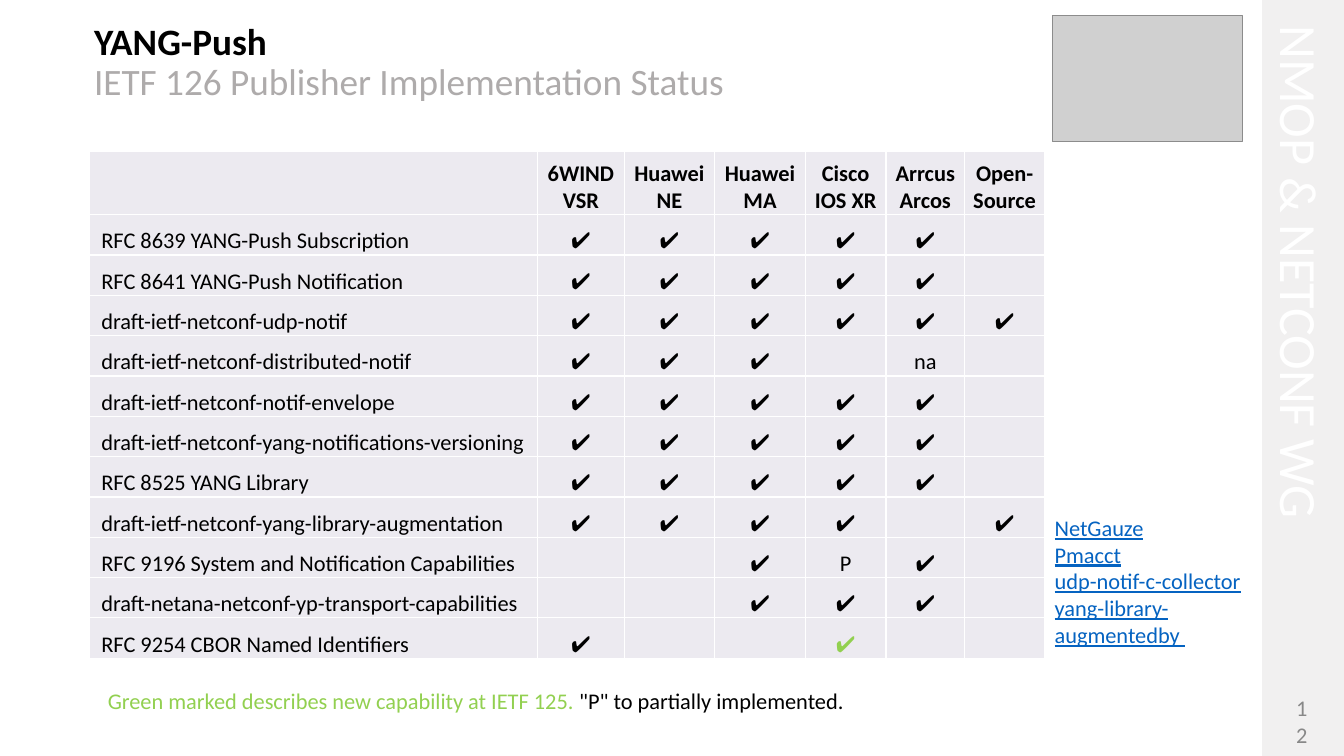
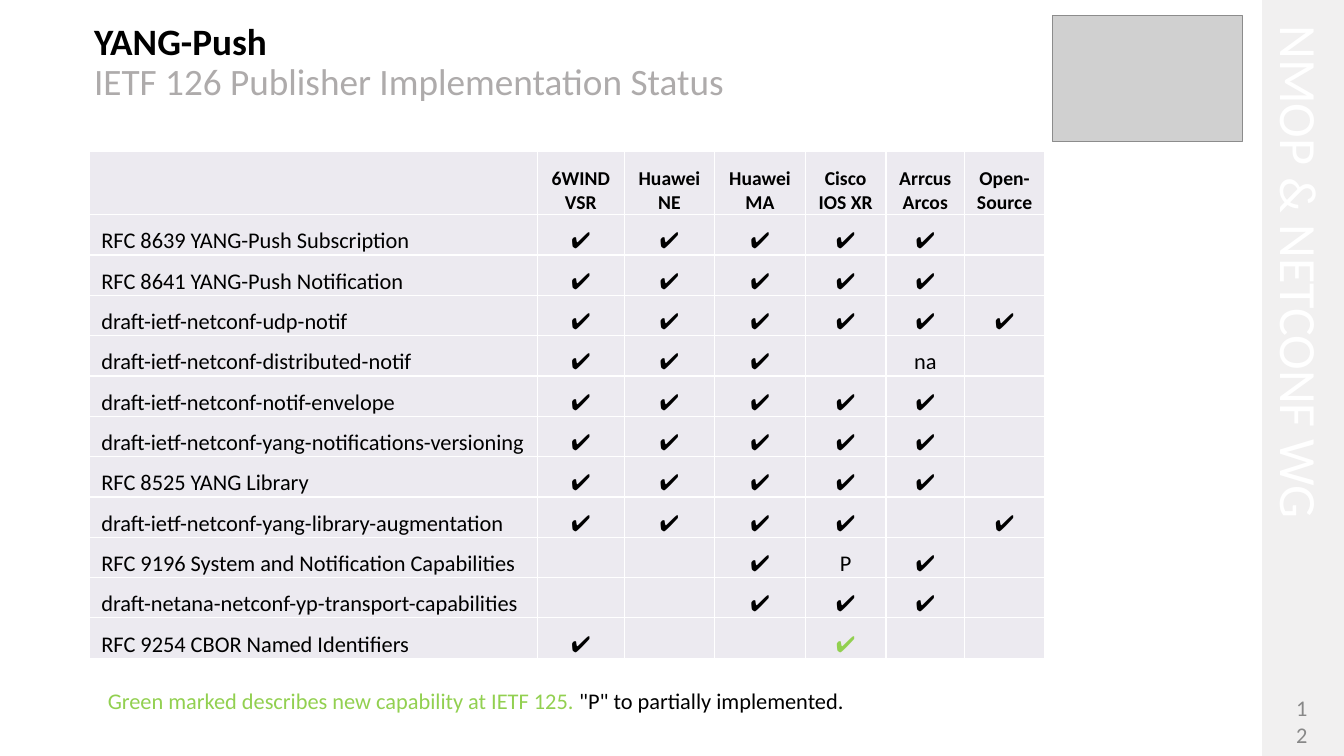
Before and after one commit to network-analytics/ietf-network-analytics-document-status, a slide deck: slide 12 of 126/NMOP/draft-ietf-nmop-yang-message-broker-integration-13.pptx. Drawn at 1344x756 pixels with LibreOffice and Linux fonts; fonts in the diff are those of the drawing; grey boxes stand for pictures. Boxes give left, top, right and bottom in pixels: in the first picture for what was removed or moved away, otherwise in the second. Text is boxed around its words. In the diff, an @@ line names an element or a change of style, - is before the commit and + after.

```diff
--- a/126/NMOP/draft-ietf-nmop-yang-message-broker-integration-13.pptx
+++ b/126/NMOP/draft-ietf-nmop-yang-message-broker-integration-13.pptx
@@ table at bbox=[90, 151, 1045, 658] @@
@@ size 16 to 14 pt in "6WIND VSR", "Huawei NE", "Huawei MA", "Cisco IOS XR" and 2 more places @@
@@ text removed at bbox=[1055, 521, 1241, 647] @@
-NetGauze
-Pmacct
-udp-notif-c-collector
-yang-library-augmentedby
```
Also in this commit, not shown: 7 other slides changed, 2 other files.
